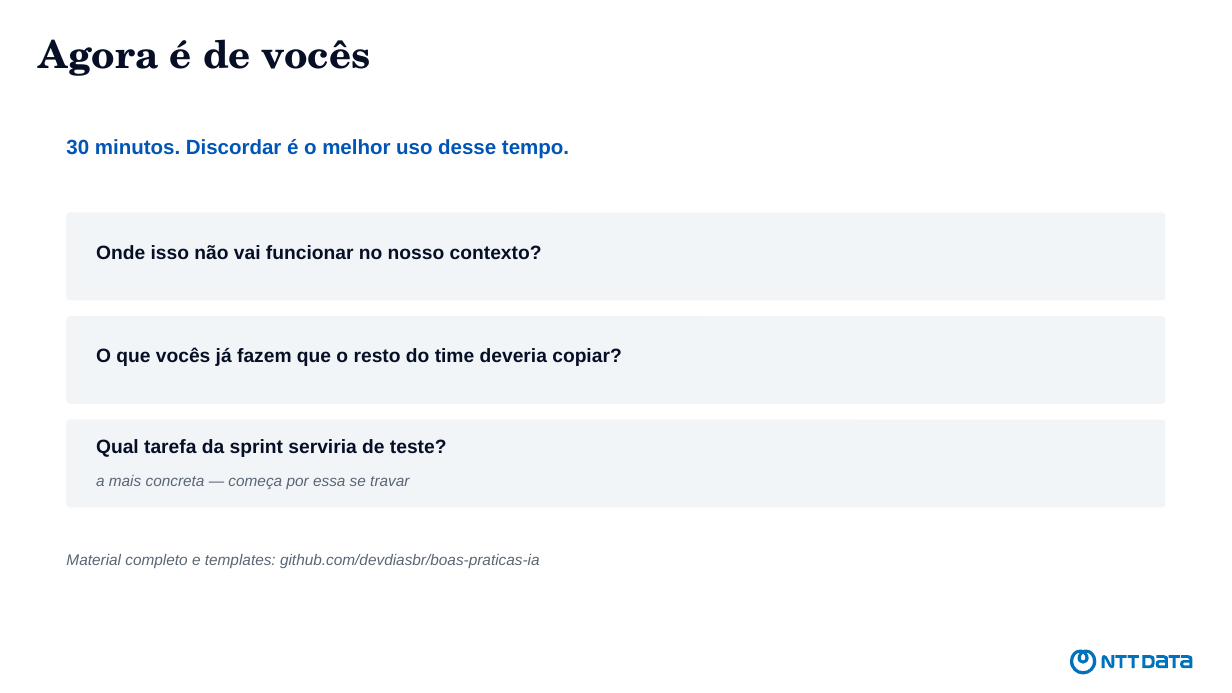
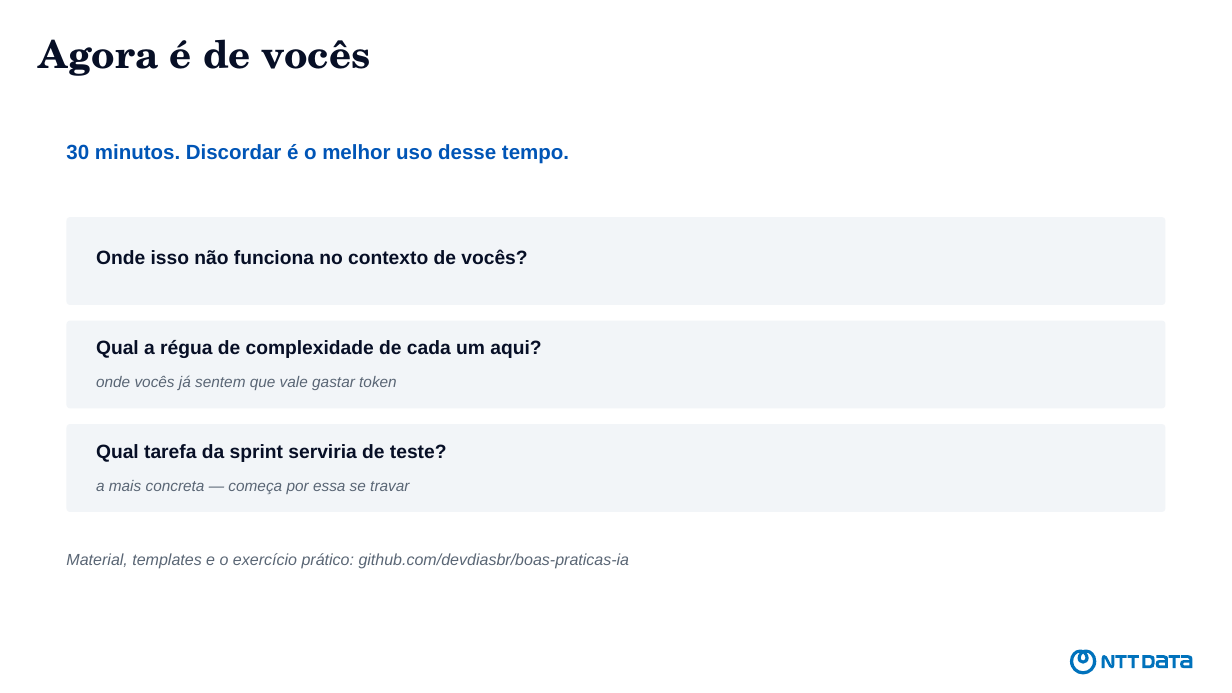
Before and after one commit to devdiasbr/boas-praticas-ia, a slide deck: slide 24 of apresentacao/como-eu-uso-ia.pptx (slide 22 before the commit). Drawn at 1232x693 pixels with LibreOffice and Linux fonts; fonts in the diff are those of the drawing. Boxes give left, top, right and bottom in pixels: in the first picture for what was removed or moved away, otherwise in the second. Text is boxed around its words. In the diff, an @@ line names an element or a change of style, - is before the commit and + after.

```diff
--- a/apresentacao/como-eu-uso-ia.pptx
+++ b/apresentacao/como-eu-uso-ia.pptx
@@ text at bbox=[96, 249, 527, 264]: text changed @@
-Onde isso não vai funcionar no nosso contexto?
+Onde isso não funciona no contexto de vocês?
@@ text at bbox=[96, 340, 541, 358]: text changed @@
-O que vocês já fazem que o resto do time deveria copiar?
+Qual a régua de complexidade de cada um aqui?
@@ text added at bbox=[96, 375, 397, 390], 12 pt, text #5A6675, italic @@
+onde vocês já sentem que vale gastar token
@@ 3 texts, 3 rounded rectangles: place and size @@
-3 texts, 3 rounded rectangles at bbox=[66, 139, 1165, 507]
+3 texts, 3 rounded rectangles at bbox=[66, 144, 1165, 512]
@@ text at bbox=[66, 553, 630, 569]: text changed; size 12 to 12.5 pt @@
-Material completo e templates: github.com/devdiasbr/boas-praticas-ia
+Material, templates e o exercício prático: github.com/devdiasbr/boas-praticas-ia
```
Also in this commit, not shown: 6 other slides changed, 17 slides added, 15 slides removed, 2 other files.
